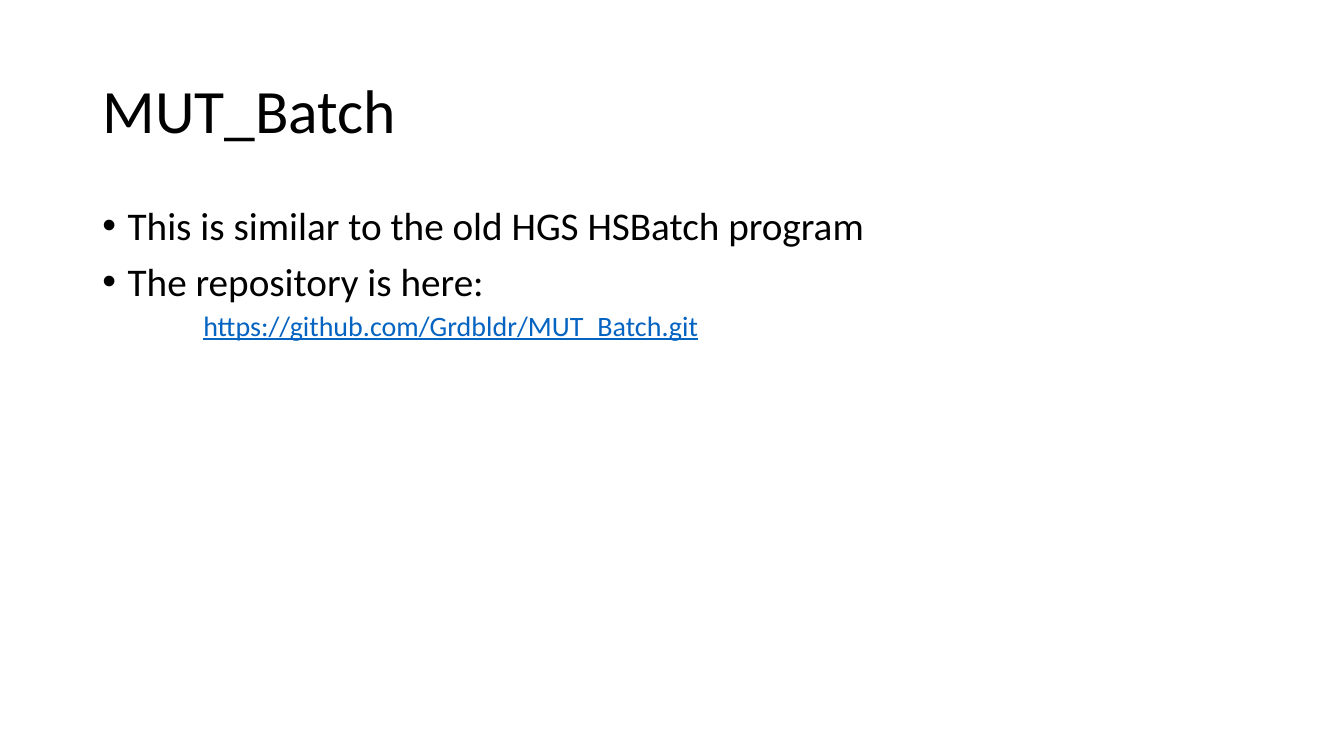
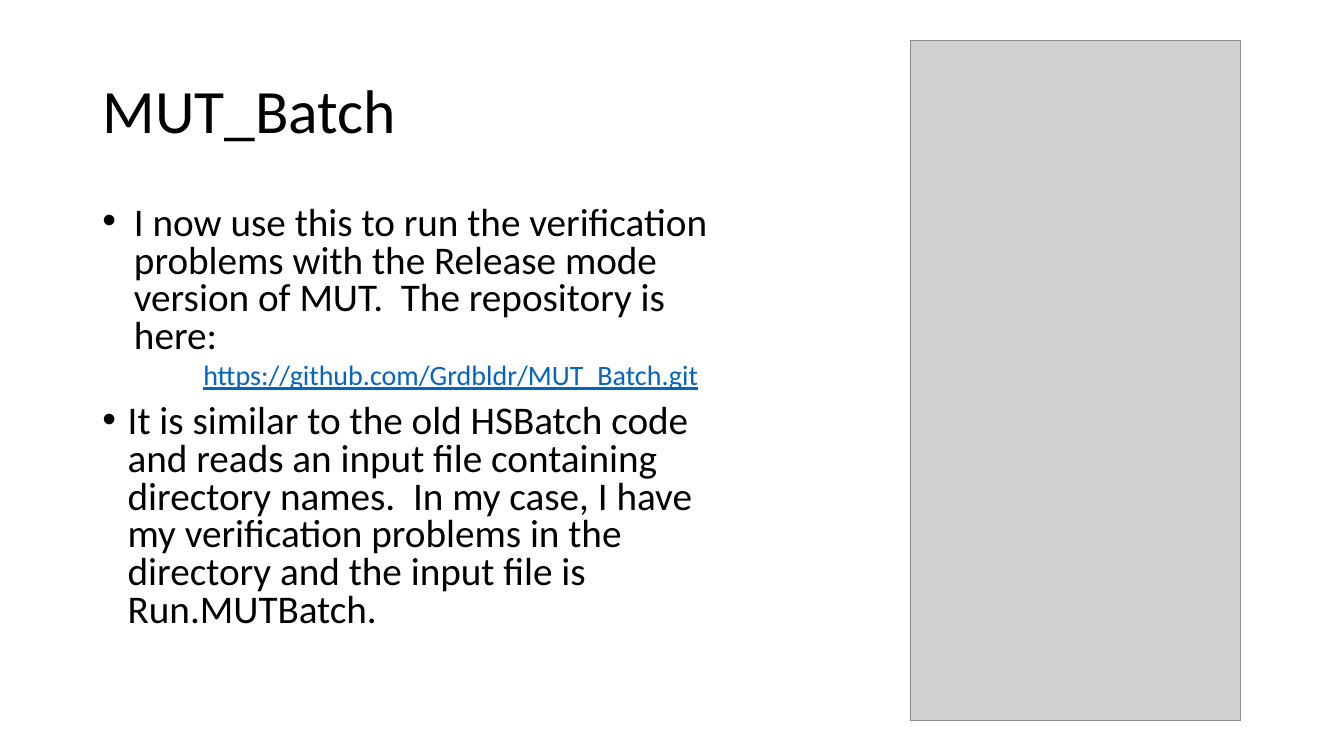
Before and after one commit to Grdbldr/MUT_Source, a slide deck: slide 2 of Docs/Slides/Meeting June 25.pptx. Drawn at 1344x756 pixels with LibreOffice and Linux fonts; fonts in the diff are those of the drawing; grey boxes stand for pictures. Boxes give left, top, right and bottom in pixels: in the first picture for what was removed or moved away, otherwise in the second. Text is boxed around its words. In the diff, an @@ line names an element or a change of style, - is before the commit and + after.

```diff
--- a/Docs/Slides/Meeting June 25.pptx
+++ b/Docs/Slides/Meeting June 25.pptx
@@ picture added at (910,40,1241,721) @@
@@ text at (134,208,707,350): text changed @@
-• This is similar to the old HGS HSBatch program
-• The repository is here:
+• I now use this to run the verification problems with the Release mode version of MUT. The repository is here:
@@ text at (203,365,698,390): line spacing 0.9 to 0.8 @@
@@ text at (128,406,692,624): paragraph added @@
+• It is similar to the old HSBatch code and reads an input file containing directory names. In my case, I have my verification problems in the directory and the input file is Run.MUTBatch.
```
Also in this commit, not shown: 1 other slide changed, 2 slides added.
